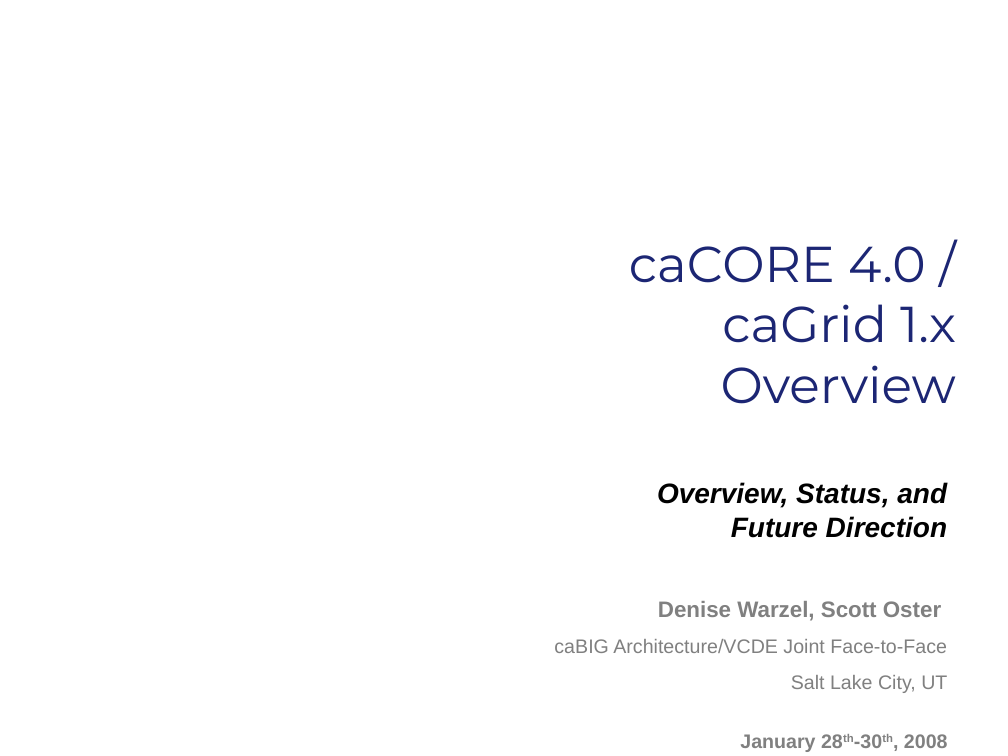
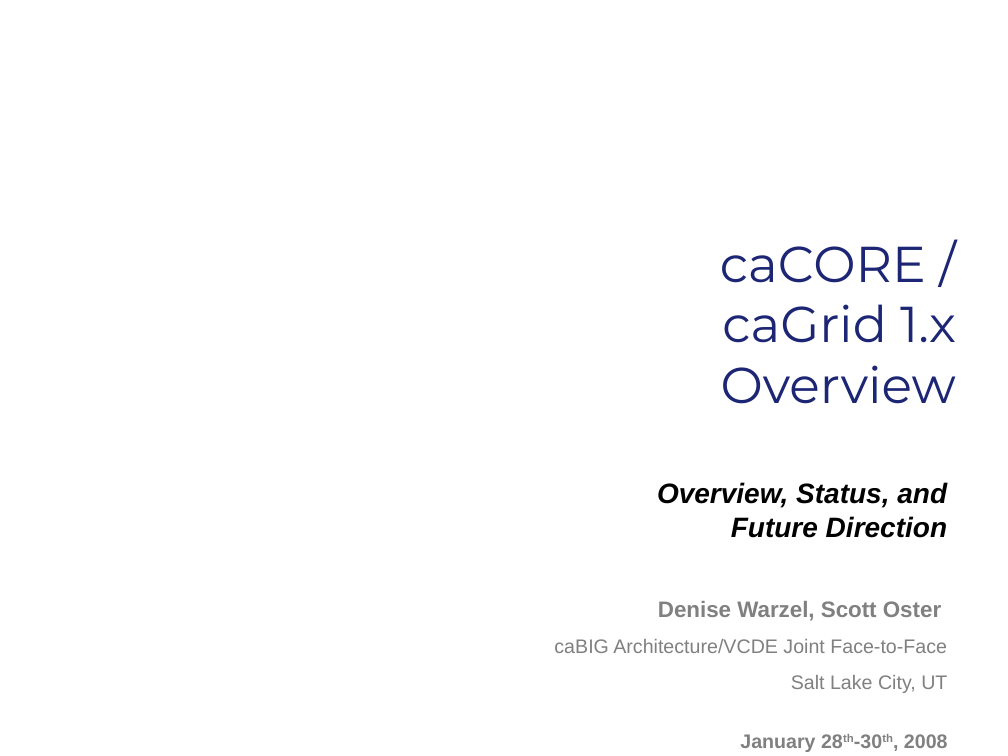
Before and after one commit to NCIP/cagrid-portal, a slide deck: slide 1 of cagrid-1-0/Documentation/presentations/200801_VCDE_ARCH/20080128_30_XCWS_F2F_Day2_caCORE_caGrid.ppt (slide 20 before the commit). Drawn at 1008x756 pixels with LibreOffice and Linux fonts; fonts in the diff are those of the drawing; background and template pictures are left out. Boxes give left, top, right and bottom in pixels: in the first picture for what was removed or moved away, otherwise in the second. Text is boxed around its words. In the diff, an @@ line names an element or a change of style, - is before the commit and + after.

```diff
--- a/cagrid-1-0/Documentation/presentations/200801_VCDE_ARCH/20080128_30_XCWS_F2F_Day2_caCORE_caGrid.ppt
+++ b/cagrid-1-0/Documentation/presentations/200801_VCDE_ARCH/20080128_30_XCWS_F2F_Day2_caCORE_caGrid.ppt
@@ title at bbox=[720, 246, 956, 404]: text changed @@
-caCORE 4.0 / caGrid 1.x Overview
+caCORE / caGrid 1.x Overview
```
Also in this commit, not shown: 2 other slides changed, 25 slides added, 1 slide removed, 1 other file.
